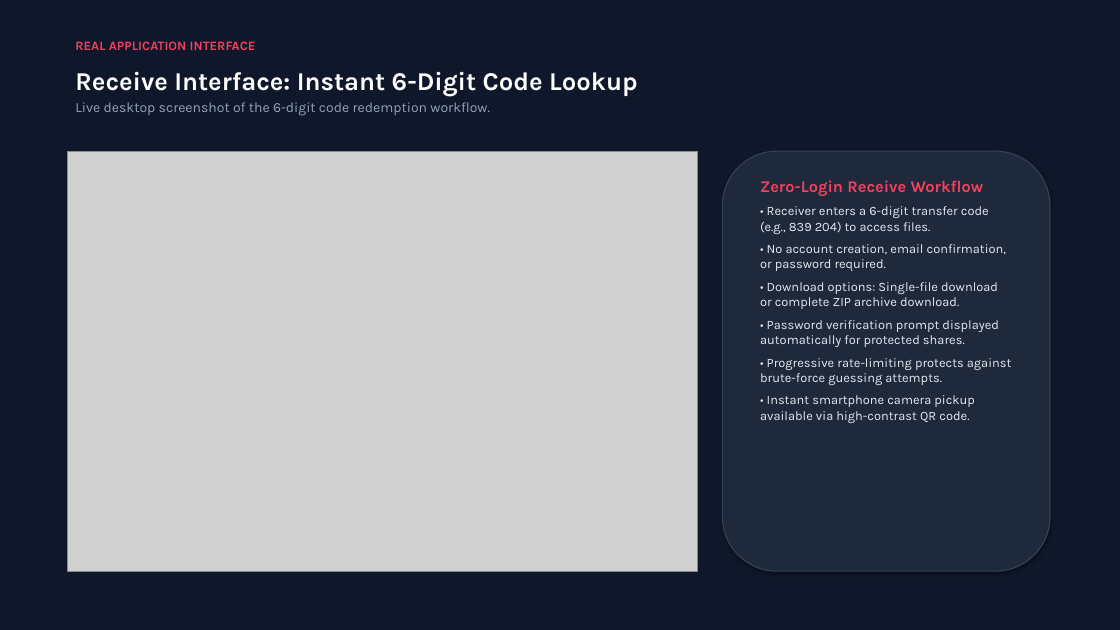
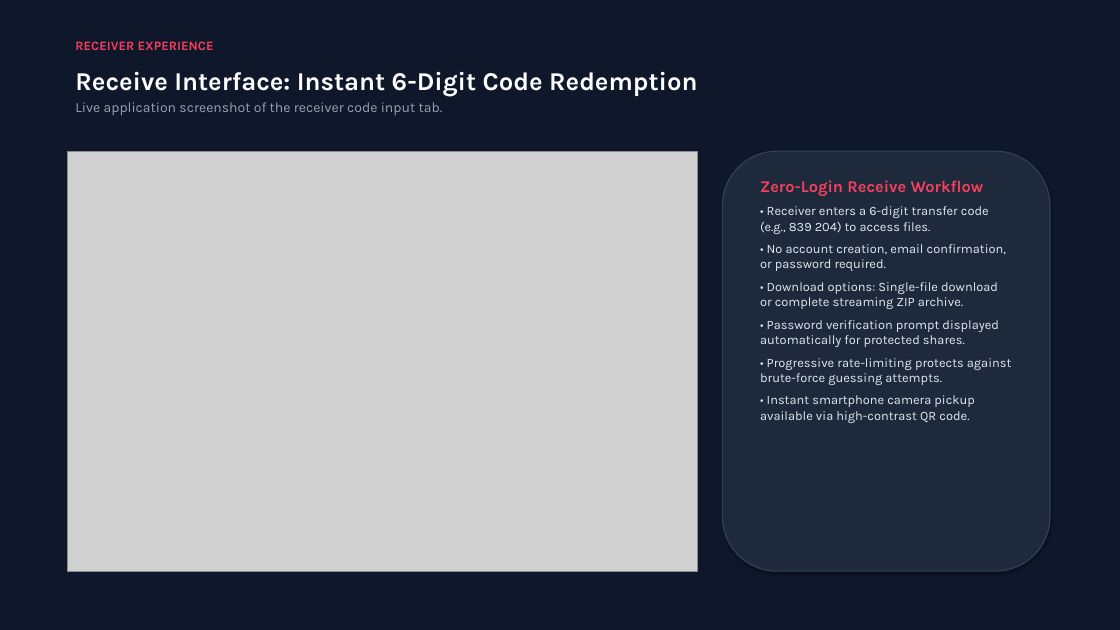
Before and after one commit to sathidevivaraprasadreddy/share, a slide deck: slide 7 of QuickShare_Project_Presentation.pptx (slide 5 before the commit). Drawn at 1120x630 pixels with LibreOffice and Linux fonts; fonts in the diff are those of the drawing; grey boxes stand for pictures. Boxes give left, top, right and bottom in pixels: in the first picture for what was removed or moved away, otherwise in the second. Text is boxed around its words. In the diff, an @@ line names an element or a change of style, - is before the commit and + after.

Commit message:
docs(presentation): complete 17-slide executive presentation with real screenshots of login and all core features

```diff
--- a/QuickShare_Project_Presentation.pptx
+++ b/QuickShare_Project_Presentation.pptx
@@ text at [75,41,214,50]: text changed @@
-REAL APPLICATION INTERFACE
+RECEIVER EXPERIENCE
@@ text at [75,71,697,116]: text changed @@
-Receive Interface: Instant 6-Digit Code Lookup
-Live desktop screenshot of the 6-digit code redemption workflow.
+Receive Interface: Instant 6-Digit Code Redemption
+Live application screenshot of the receiver code input tab.
@@ text at [760,282,998,309]: text changed @@
-• Download options: Single-file download or complete ZIP archive download.
+• Download options: Single-file download or complete streaming ZIP archive.
```
Also in this commit, not shown: 7 other slides changed, 4 slides added, 2 other files.
